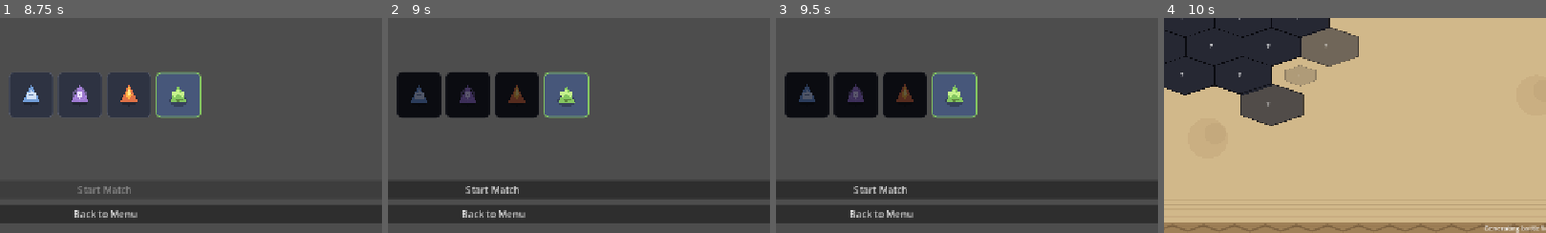
Above: before the commit, frames 1-4 (left to right).
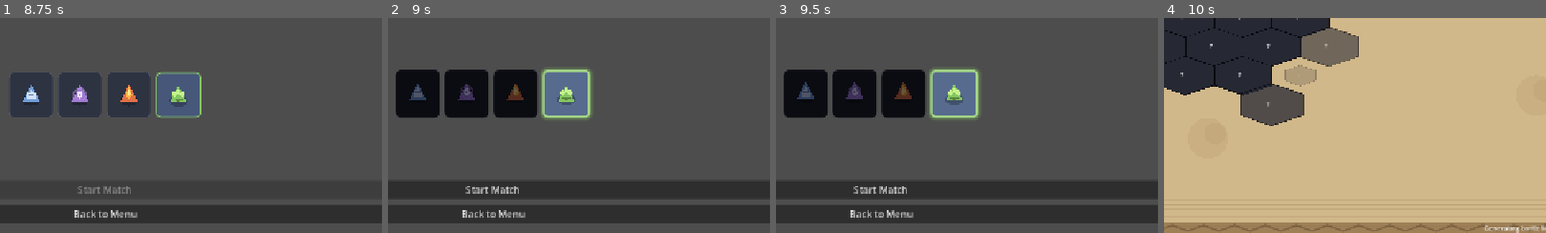
Above: after the commit, the same moments.

Repository: CorcoranQuinn/Hexpedition
Game: Godot game, scene res://scenes/main_menu.tscn
Two runs of this game, one before a commit and one after it. Both use one fixed random seed, a clock stepped at 60 frames per second and the inputs below.
Inputs (mouse positions are % of the whole screen's width and height, from its top left):
- Up to frame 1 (8.75 s): click "Local Hot-Seat" at 0.5 s; click (40, 68) at 1.27 s; click (47, 68) at 2.02 s; click (53, 68) at 2.77 s; click (60, 68) at 3.52 s; click "Lock In" at 4.25 s; click "Random Leader" at 5 s; click (40, 68) at 5.77 s; click (47, 68) at 6.52 s; click (53, 68) at 7.27 s; click (60, 68) at 8.02 s
- Up to frame 2 (9 s): click "Lock In" at 8.75 s
- Up to frame 3 (9.5 s): no input
- Up to frame 4 (10 s): click "Start Match" at 9.5 s
The pictures show only the part of the screen within x 36-86%, y 50-100%; the shares and areas given below are measured in that part.

Frame 1 is identical in both runs. In frame 2, 2.6% of the frame differs, in the area x 2-54%, y 23-48%; in frame 3, 2.7%; in frame 4, nothing differs.

Commit message:
Highlight locked faction on character select.
Locked leader icons get a distinct border and glow until the player unselects.

Co-authored-by: Cursor <cursoragent@cursor.com>

Diff:
--- a/scripts/ui/character_select.gd
+++ b/scripts/ui/character_select.gd
@@ -2,6 +2,7 @@
 
 const ICON_SIZE := Vector2(72, 72)
 const PREVIEW_SIZE := Vector2(120, 120)
+const LOCKED_BORDER_WIDTH := 4
 
 @onready var local_preview_slot: Control = %LocalPreviewSlot
 @onready var opponent_preview_slot: Control = %OpponentPreviewSlot
@@ -207,33 +208,51 @@
 
 func _refresh_icon_highlights() -> void:
 	var control_slot: int = _get_control_slot()
-	var active_team_id: int = -1
-	if not _is_slot_locked(control_slot):
-		active_team_id = _teams[_local_hover_index].team_id
-	elif GameState.selected_team_ids[control_slot] >= 0:
-		active_team_id = GameState.selected_team_ids[control_slot]
+	var slot_locked: bool = _is_slot_locked(control_slot)
+	var hover_team_id: int = -1
+	var locked_team_id: int = -1
+
+	if slot_locked:
+		locked_team_id = GameState.selected_team_ids[control_slot]
+	else:
+		hover_team_id = _teams[_local_hover_index].team_id
 
 	for i in _icon_buttons.size():
 		var wrapper: PanelContainer = _icon_buttons[i].get_parent() as PanelContainer
 		if wrapper == null:
 			continue
-		var selected: bool = _teams[i].team_id == active_team_id
-		var slot_locked: bool = _is_slot_locked(control_slot)
+		var team: TeamDefinition = _teams[i]
+		var is_locked_pick: bool = slot_locked and team.team_id == locked_team_id
+		var is_hovered: bool = not slot_locked and team.team_id == hover_team_id
 		var style := StyleBoxFlat.new()
-		if slot_locked and not selected:
+		style.corner_radius_top_left = 8
+		style.corner_radius_top_right = 8
+		style.corner_radius_bottom_left = 8
+		style.corner_radius_bottom_right = 8
+
+		if is_locked_pick:
+			style.bg_color = Color(0.34, 0.42, 0.56)
+			style.border_color = team.team_color.lightened(0.25)
+			style.set_border_width_all(LOCKED_BORDER_WIDTH)
+			style.shadow_color = Color(team.team_color, 0.45)
+			style.shadow_size = 6
+			wrapper.modulate = Color.WHITE
+		elif slot_locked:
 			style.bg_color = Color(0.12, 0.13, 0.16)
 			style.border_color = Color(0.22, 0.23, 0.28)
 			style.set_border_width_all(1)
 			wrapper.modulate = Color(0.38, 0.38, 0.42, 1.0)
+		elif is_hovered:
+			style.bg_color = Color(0.28, 0.34, 0.48)
+			style.border_color = team.team_color
+			style.set_border_width_all(2)
+			wrapper.modulate = Color.WHITE
 		else:
-			style.bg_color = Color(0.18, 0.20, 0.26) if not selected else Color(0.28, 0.34, 0.48)
-			style.border_color = _teams[i].team_color if selected else Color(0.32, 0.34, 0.40)
-			style.set_border_width_all(2 if selected else 1)
+			style.bg_color = Color(0.18, 0.20, 0.26)
+			style.border_color = Color(0.32, 0.34, 0.40)
+			style.set_border_width_all(1)
 			wrapper.modulate = Color.WHITE
-		style.corner_radius_top_left = 8
-		style.corner_radius_top_right = 8
-		style.corner_radius_bottom_left = 8
-		style.corner_radius_bottom_right = 8
+
 		wrapper.add_theme_stylebox_override("panel", style)
 		_icon_buttons[i].disabled = slot_locked
 
